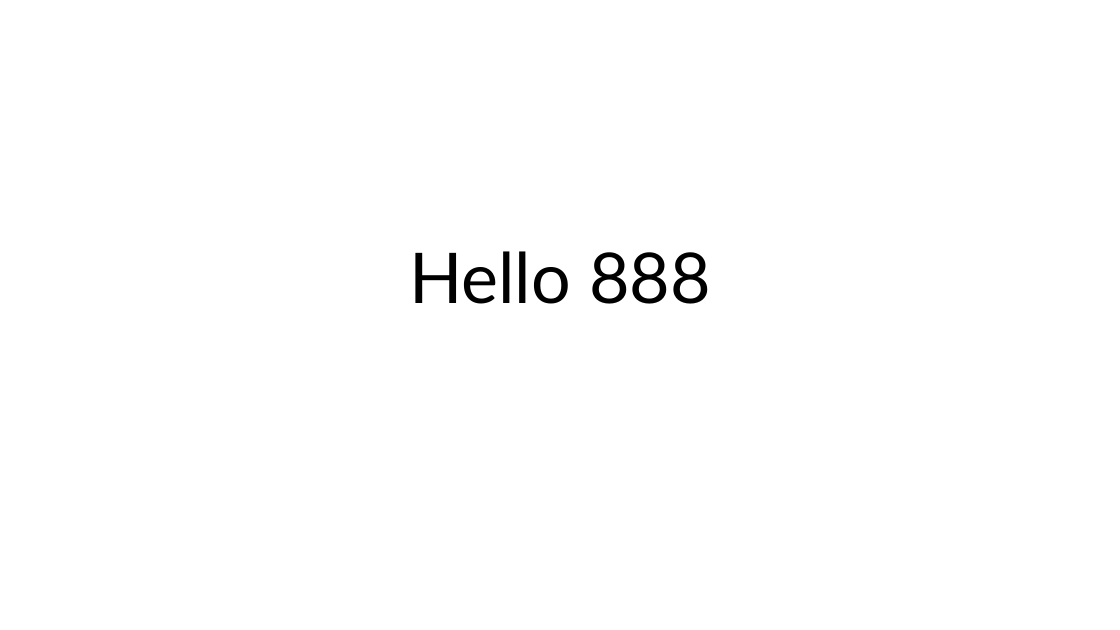
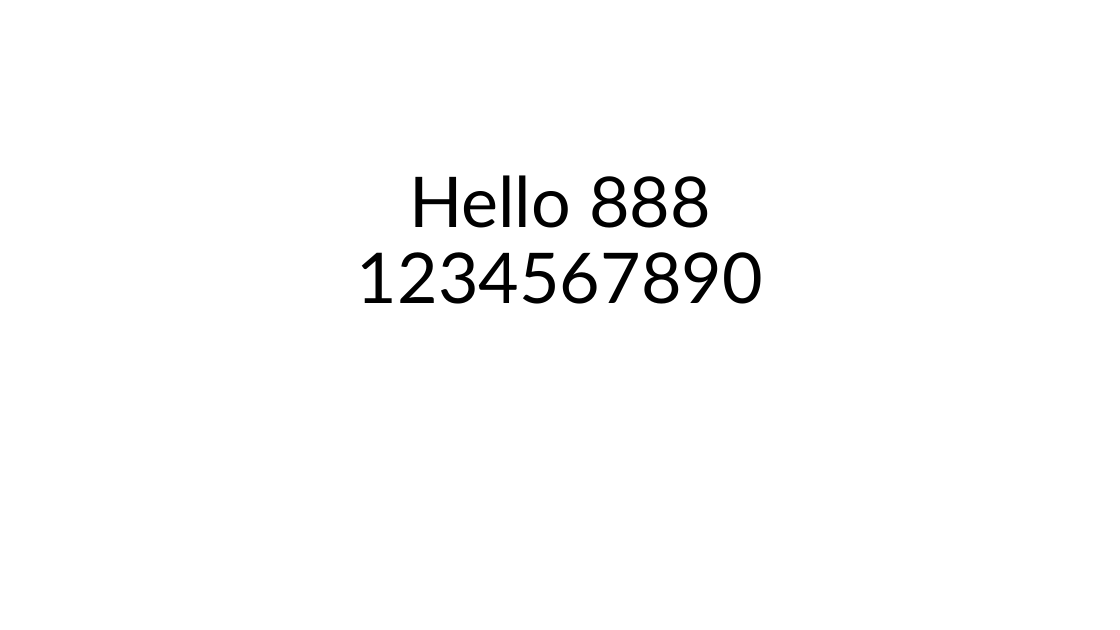
Before and after one commit to jimmy556807-droid/test, a slide deck: slide 1 of test1.pptx. Drawn at 1120x630 pixels with LibreOffice and Linux fonts; fonts in the diff are those of the drawing. Boxes give left, top, right and bottom in pixels: in the first picture for what was removed or moved away, otherwise in the second. Text is boxed around its words. In the diff, an @@ line names an element or a change of style, - is before the commit and + after.

Commit message:
upload 12345
12345

```diff
--- a/test1.pptx
+++ b/test1.pptx
@@ title at (x1=357, y1=175, x2=763, y2=304): text changed @@
-Hello 888
+Hello 888
+1234567890
```
